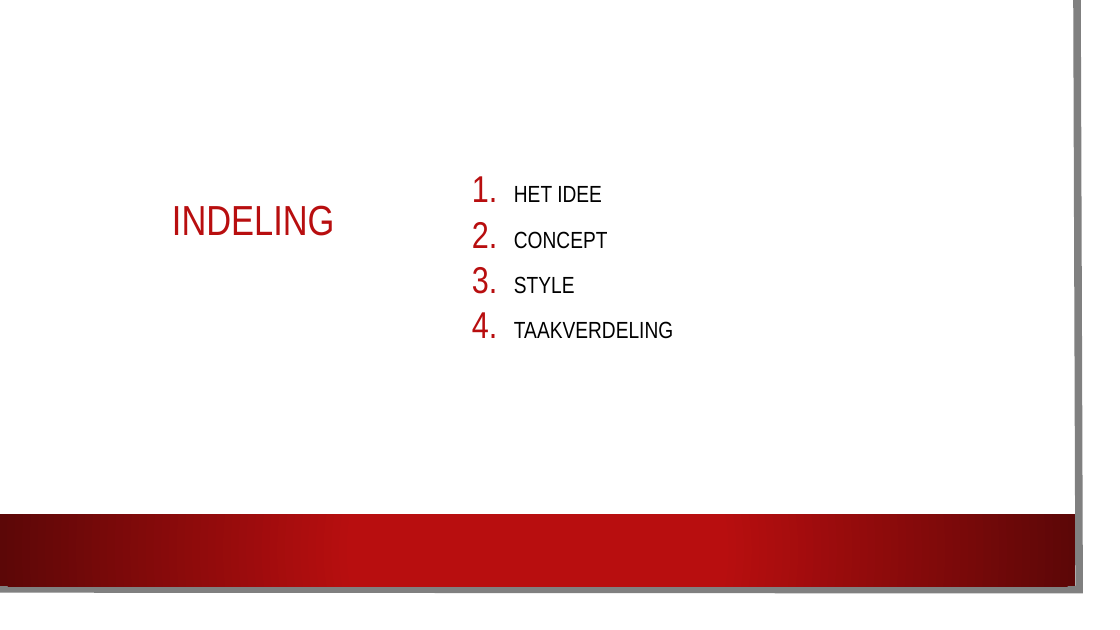
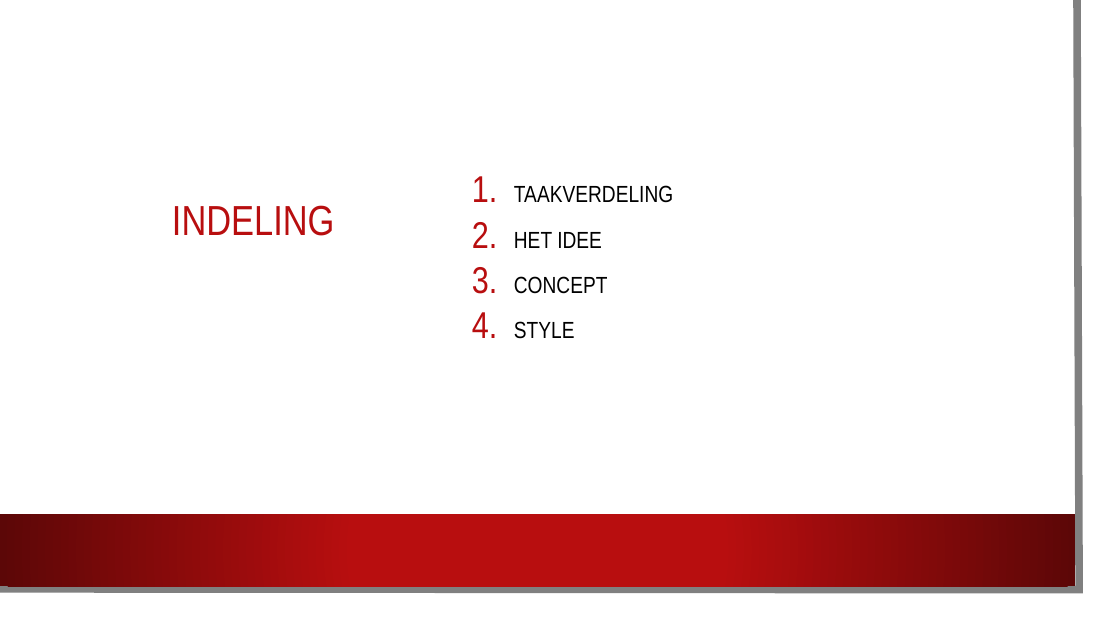
Before and after one commit to JesperKiers/P4, a slide deck: slide 2 of Documentatie/presentatie.pptx. Drawn at 1120x630 pixels with LibreOffice and Linux fonts; fonts in the diff are those of the drawing; background and template pictures are left out. Boxes give left, top, right and bottom in pixels: in the first picture for what was removed or moved away, otherwise in the second. Text is boxed around its words. In the diff, an @@ line names an element or a change of style, - is before the commit and + after.

```diff
--- a/Documentatie/presentatie.pptx
+++ b/Documentatie/presentatie.pptx
@@ text at (514,185,673,203): paragraph added @@
+1. TAAKVERDELING
@@ text at (514,321,673,339): paragraph removed @@
-4. TAAKVERDELING
```
Also in this commit, not shown: 1 other slide changed.
